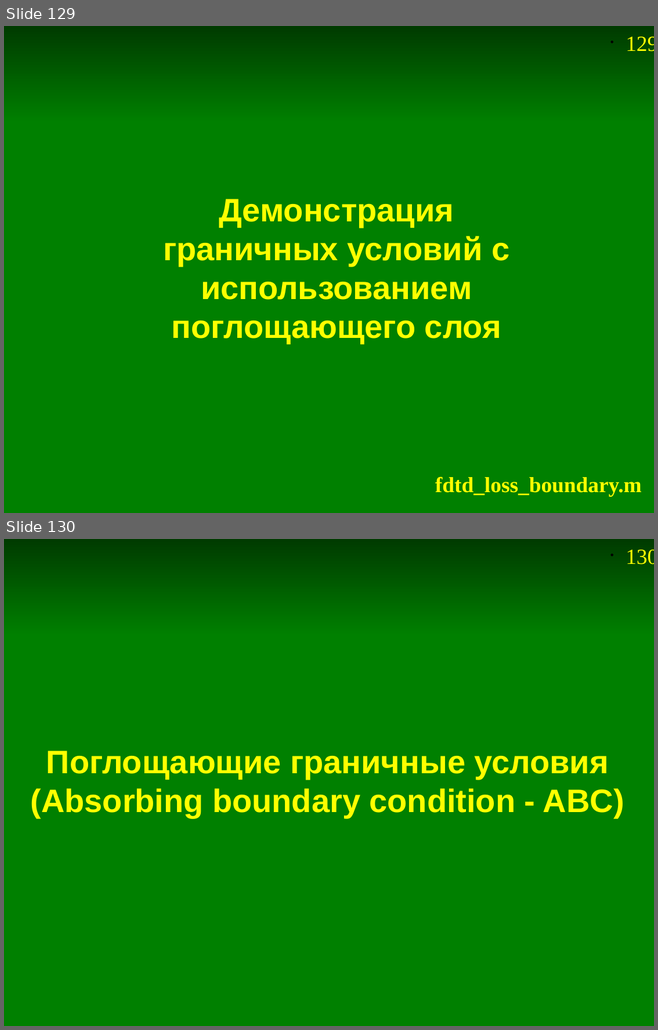
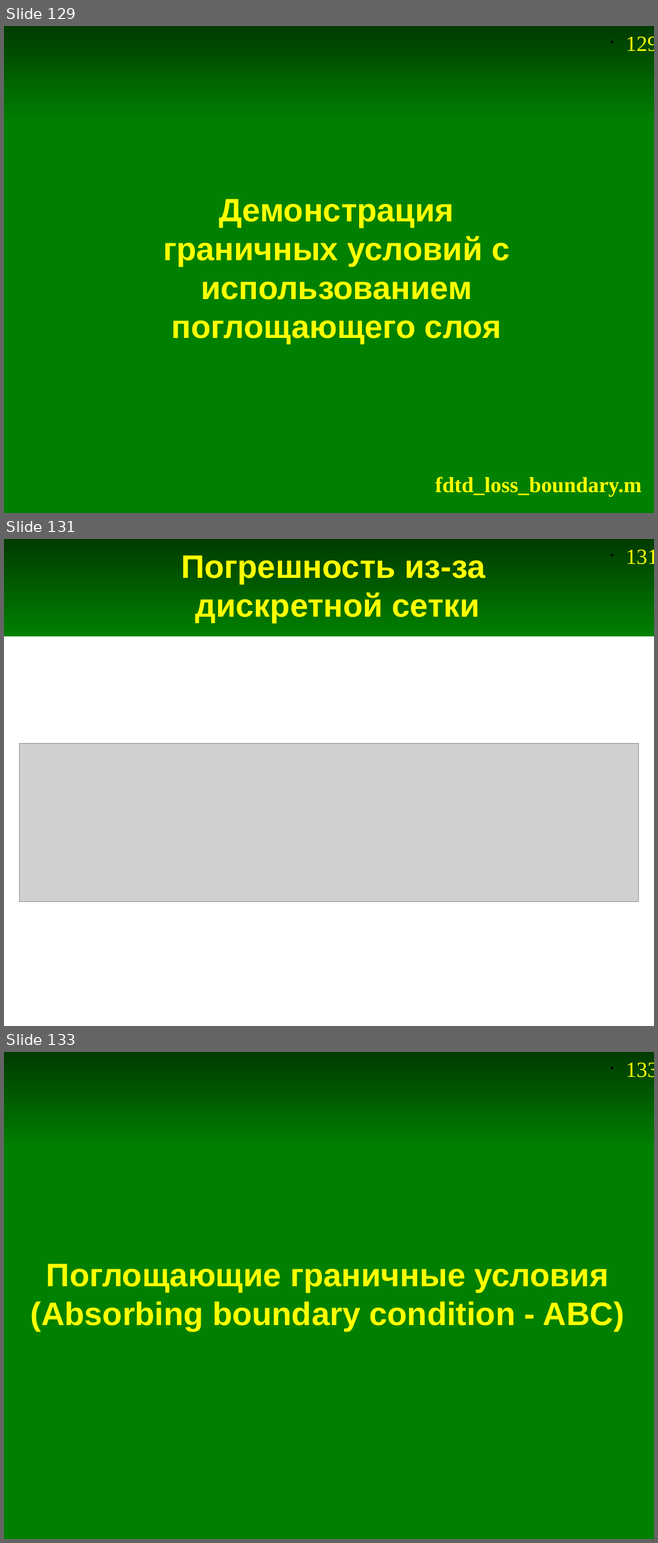
Before and after one commit to andris0147sv/modelling, a slide deck: presentations/2. FDTD.odp. Shown one above the other, each under a label of ours: slides 129 and 130 before the commit, slides 129, 131 and 133 after it; the slides between them are not shown. The pictures are 658x1030 and 658x1543 pixels, drawn with LibreOffice and Linux fonts; fonts in the diff are those of the drawing; grey boxes stand for pictures. Boxes give left, top, right and bottom in pixels: in the first picture for what was removed or moved away, otherwise in the second. Text is boxed around its words. In the diff, an @@ line names an element or a change of style, - is before the commit and + after.

```diff
--- a/presentations/2. FDTD.odp
+++ b/presentations/2. FDTD.odp
@@ slide 131 added at box(4, 539, 654, 1026), background #FFFFFF; not listed: 2 template elements that a slide beside it also shows @@
@@ title added at box(181, 555, 485, 623), 36 pt, text #FFFF00, bold @@
+Погрешность из-за
+дискретной сетки
@@ picture added at box(20, 744, 639, 901) @@
@@ what was slide 130 is now slide 133 @@
@@ page number at box(625, 1062, 654, 1078): text changed @@
-• 130
+• 133
```
Also in this commit, not shown: 8 slides changed, 2 other slides added, 19 other files.
